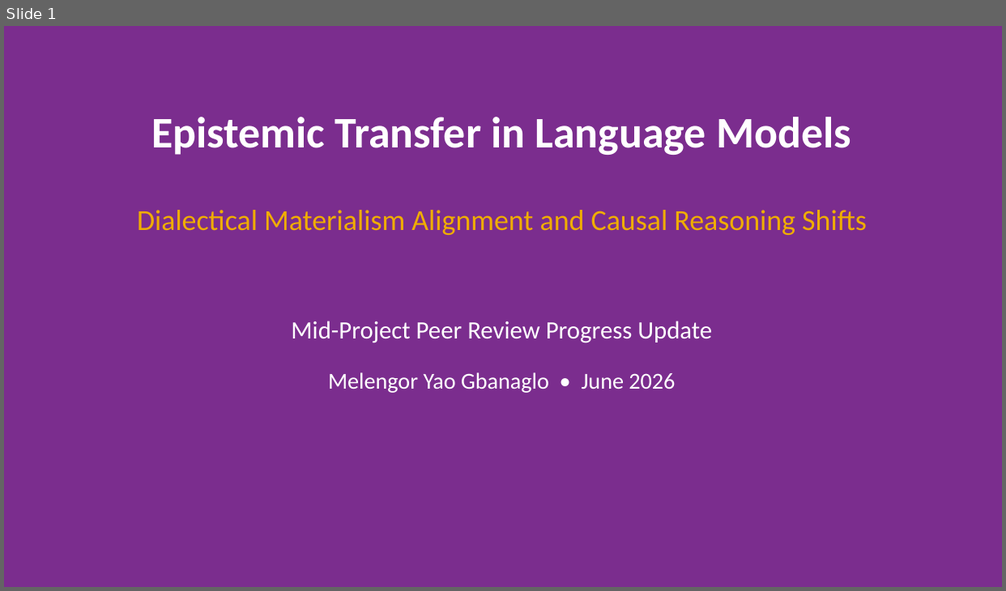
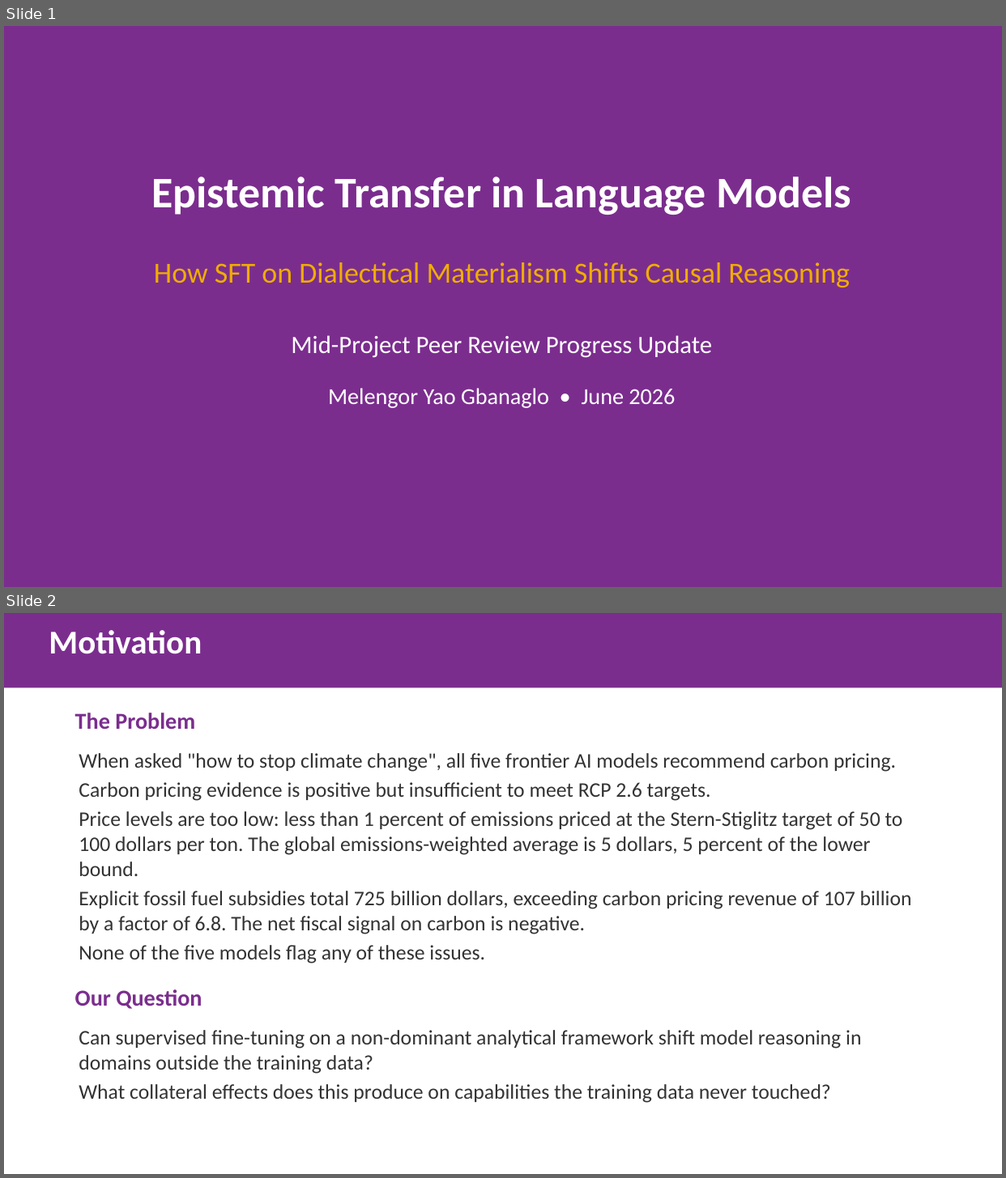
Before and after one commit to gbangban/ai-ideology-study, a slide deck: docs/proposals/peer_review_progress_slides.pptx. Shown one above the other, each under a label of ours: slide 1 before the commit, slides 1 and 2 after it. The pictures are 1006x591 and 1006x1178 pixels, drawn with LibreOffice and Linux fonts; fonts in the diff are those of the drawing. Boxes give left, top, right and bottom in pixels: in the first picture for what was removed or moved away, otherwise in the second. Text is boxed around its words. In the diff, an @@ line names an element or a change of style, - is before the commit and + after.

Commit message:
style: refine slide generator and update paper narrative
Update `generate_peer_review_slides.py` with a structured story arc,
style guide, and new background fill utilities for visual consistency.
Refine LaTeX narrative to remove hedging language and clarify the
distinction between formal and applied causal reasoning results.
Add research reference PDFs to `.gitignore` to exclude large files.

```diff
--- a/docs/proposals/peer_review_progress_slides.pptx
+++ b/docs/proposals/peer_review_progress_slides.pptx
@@ slide 2 added at (4,613,1002,1174), background #FFFFFF @@
@@ rectangle added at (4,613,1002,688), fill #7B2D8E, 32 pt, text #FFFFFF, bold @@
+Motivation
@@ text added at (75,713,195,729), 22 pt, text #7B2D8E, bold @@
+The Problem
@@ text added at (79,753,912,964), 20 pt, text #333333 @@
+When asked "how to stop climate change", all five frontier AI models recommend carbon pricing.
+Carbon pricing evidence is positive but insufficient to meet RCP 2.6 targets.
+Price levels are too low: less than 1 percent of emissions priced at the Stern-Stiglitz target of 50 to 100 dollars per ton. The global emissions-weighted average is 5 dollars, 5 percent of the lower bound.
+Explicit fossil fuel subsidies total 725 billion dollars, exceeding carbon pricing revenue of 107 billion by a factor of 6.8. The net fiscal signal on carbon is negative.
+None of the five models flag any of these issues.
@@ text added at (75,990,202,1009), 22 pt, text #7B2D8E, bold @@
+Our Question
@@ text added at (79,1030,861,1103), 20 pt, text #333333 @@
+Can supervised fine-tuning on a non-dominant analytical framework shift model reasoning in domains outside the training data?
+What collateral effects does this produce on capabilities the training data never touched?
@@ slide 1 changed as well @@
@@ text "Epistemic Transfer in Language Models": place and size @@
-text "Epistemic Transfer in Language Models" at (151,117,851,155)
+text "Epistemic Transfer in Language Models" at (151,177,851,215)
@@ text at (154,263,850,288): text changed @@
-Dialectical Materialism Alignment and Causal Reasoning Shifts
+How SFT on Dialectical Materialism Shifts Causal Reasoning
@@ text "Mid-Project Peer Review Progress Update": place and size @@
-text "Mid-Project Peer Review Progress Update" at (291,321,712,344)
+text "Mid-Project Peer Review Progress Update" at (291,335,712,358)
@@ text "Melengor Yao Gbanaglo • June ...": place and size @@
-text "Melengor Yao Gbanaglo • June ..." at (328,373,675,393)
+text "Melengor Yao Gbanaglo • June ..." at (328,388,675,408)
```
Also in this commit, not shown: 1 other slide changed, 6 other slides added, 8 slides removed, 9 other files.
